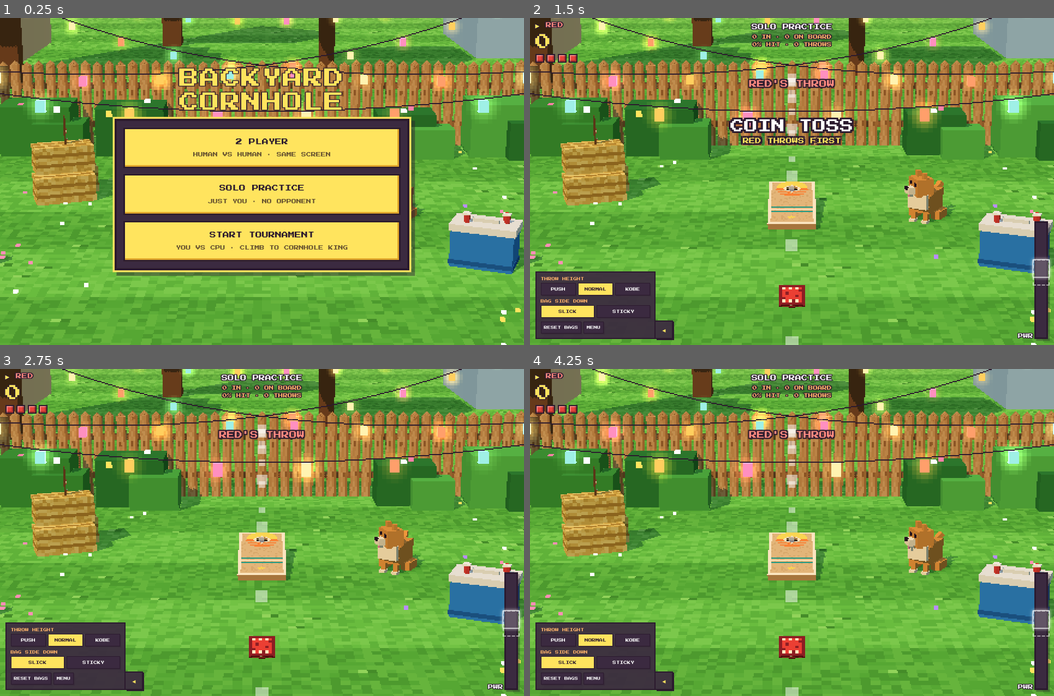
Above: before the commit, frames 1-4 (two rows, left to right).
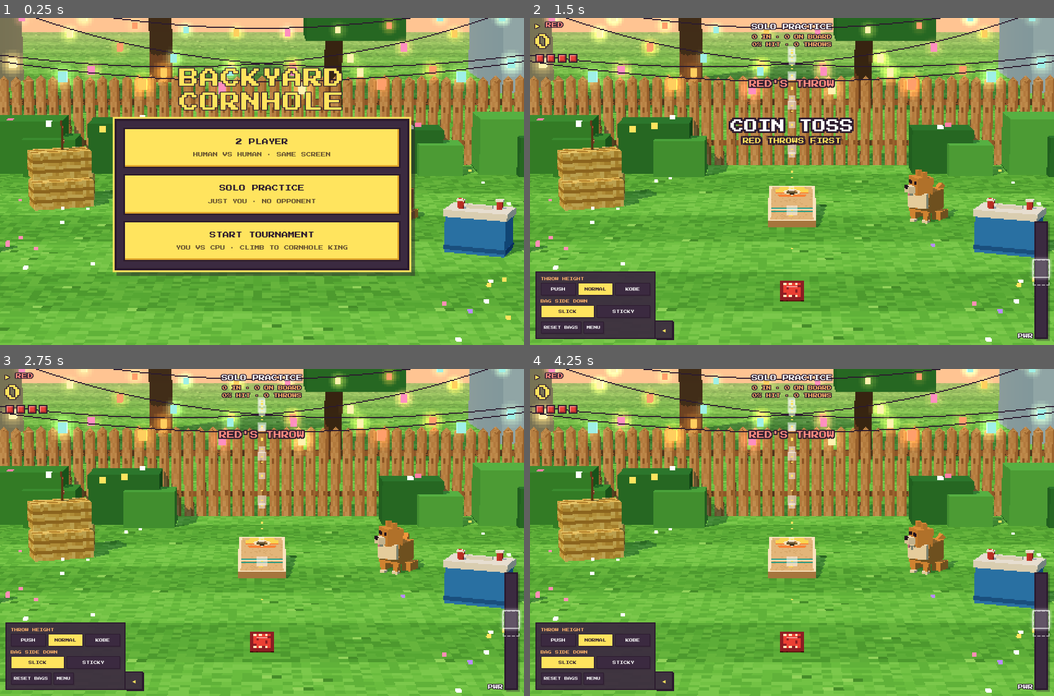
Above: after the commit, the same moments.

Repository: Ashe-Oro/backyard-games
Game: browser game, page index.html
Two runs of this game, one before a commit and one after it. Both use one fixed random seed, a clock stepped at 60 frames per second and the inputs below.
Inputs:
- Up to frame 1 (0.25 s): no input
- Up to frame 2 (1.5 s): click "SOLO PRACTICE JUST YOU · NO O…" at 0.27 s; click "NORMAL" at 0.52 s; tap Space at 1.1 s
- Up to frame 3 (2.75 s): tap Space at 1.6, 2.1, 2.6 s
- Up to frame 4 (4.25 s): tap Space at 3.1, 3.6, 4.1 s

The runs differ from the first frame. In frame 1, 40% of the frame differs, in the area x 0-100%, y 0-100%; in frame 2, 48%; in frame 3, 49%; in frame 4, 49%.

Commit message:
Unify held bag scale and position with its actual flight

Diff:
--- a/index.html
+++ b/index.html
@@ -201,7 +201,8 @@
 const scene = new THREE.Scene();
 scene.fog = new THREE.Fog('#ffd3a8', 26, 75);
 const camera = new THREE.PerspectiveCamera(19, 1, 0.1, 200);
-const CAM_POS = new THREE.Vector3(0, 4, 4);
+const CAM_POS = new THREE.Vector3(0, 3.6, 8);
+const CAM_PORTRAIT_POS = new THREE.Vector3(0, 2.6, 4);
 const CAM_LOOK = new THREE.Vector3(0, 0.5, -8.7);
 camera.position.copy(CAM_POS); camera.lookAt(CAM_LOOK);
 camera.userData.look = CAM_LOOK.clone();
@@ -211,11 +212,11 @@
   const scale = Math.max(1, Math.round(Math.min(h, w * 0.85) / 310));
   renderer.setSize(Math.ceil(w / scale), Math.ceil(h / scale), false);
   camera.aspect = w / h;
-  // Give wide screens more court depth while preserving the tighter phone view.
+  // Frame the real release point and board together, without a screen-space bag.
   const portrait = clamp((1.2 - camera.aspect) / 0.65, 0, 1);
-  camera.position.copy(CAM_POS);
+  camera.position.copy(CAM_POS).lerp(CAM_PORTRAIT_POS, portrait);
   camera.lookAt(CAM_LOOK);
-  camera.fov = 18 + 4 * portrait;
+  camera.fov = 14 + 8 * portrait;
   camera.updateProjectionMatrix();
 }
 addEventListener('resize', resize); resize();
@@ -631,7 +632,7 @@
   for (let i = 0; i < 240 * 8; i++) { step(b, 1 / 240); if (['board', 'grass', 'in', 'removed'].includes(b.state)) break; }
   return b.state === 'in' ? 3 : b.state === 'board' ? 1 : 0;
 }
-// power windows for the meter / CPU, per thrower box and bag side
+// power windows for the meter / CPU, per team and bag side
 const WIN = {};
 for (const t of [0, 1]) for (const side of ['slick', 'sticky']) for (const arc of [0, 1, 2]) {
   let lo = 1, hi = 0, olo = 1, ohi = 0;
@@ -654,8 +655,6 @@
     const x = p.getX(i) / (BAG / 2), z = p.getZ(i) / (BAG / 2);
     p.setY(i, p.getY(i) * (1 - 0.45 * (x * x + z * z) / 2));
   }
-  // Render bags 30% larger; physics retains the batch-12 cloth dimensions.
-  g.scale(1.3, 1.3, 1.3);
   g.computeVertexNormals(); return g;
 })();
 // box faces: +x,-x,+y(top),-y(bottom),+z,-z ; slick (duck cloth) on top, sticky (suede) underneath when "slick side down" is flipped
@@ -673,20 +672,12 @@
   const mesh = new THREE.Mesh(bagGeo, [up, up, up, down, up, up]);
   mesh.castShadow = true; mesh.receiveShadow = true; scene.add(mesh); return mesh;
 }
-const held = new THREE.Mesh(bagGeo, TEAM_MATS[0].slick); scene.add(held);
-// Present the held bag as a foreground hand model aligned with the throw origin.
-const heldTilt = new THREE.Quaternion().setFromEuler(new THREE.Euler(.8, 0, 0));
+const held = new THREE.Mesh(bagGeo, TEAM_MATS[0].slick);
+held.castShadow = held.receiveShadow = true; scene.add(held);
+// The held bag shares the launched bag's world position, geometry, and scale.
 function positionHeldBag(yaw) {
-  const portrait = clamp((1.2 - camera.aspect) / .65, 0, 1);
-  // Keep the desktop bag smaller and lower to separate the hand from the target.
-  const width = Math.min(.065 + .055 * portrait, (.06 + .04 * portrait) / camera.aspect);
-  const halfFov = Math.tan(camera.fov * Math.PI / 360);
-  const depth = BAG / (2 * halfFov * camera.aspect * width);
-  const halfHeight = depth * halfFov;
-  held.position.set(0, (-.70 + .14 * portrait) * halfHeight, -depth)
-    .applyQuaternion(camera.quaternion).add(camera.position);
-  held.quaternion.copy(camera.quaternion).multiply(heldTilt);
-  held.rotateY(-yaw);
+  held.position.set(releaseX(thrower()), REL_Y, REL_Z);
+  held.rotation.set(.7, -yaw, 0);
 }
 const trajectory=[];
 for(let i=0;i<48;i++){const d=new THREE.Mesh(new THREE.BoxGeometry(.035,.035,.035),basic('#ffe45e'));scene.add(d);trajectory.push(d);}
@@ -985,6 +976,9 @@
   const actualPower=isHuman(team) ? physicalPower(power) : power;
   const b = newBody(team, side); launch(b, releaseX(team), actualPower, M.aim, drift + (isHuman(team)?gauss() * 0.025:0), M.arc, isHuman(team) ? 0 : M.spin);
   b.mesh = makeBagMesh(team, side); b.mesh.position.copy(b.p);
+  positionHeldBag(baseYaw(releaseX(team)) + M.aim);
+  b.mesh.quaternion.copy(held.quaternion);
+  b.releaseQ = held.quaternion.clone();
   if (!isHuman(team)) b.spin += drift * 2; b.tumble = 0.6 + Math.random();
   M.before = bags.map((o) => ({ o, s: o.state }));
   bags.push(b); M.active = b; M.phase = 'flying'; M.lastPower = power; setMeter(power);
@@ -1228,7 +1222,10 @@
   if (M.phase === 'settle' && settled()) scoreInning();
   for (const b of bags) {
     const m = b.mesh; m.position.copy(b.p);
-    if (b.state === 'fly') { m.rotation.y += b.spin * dt; m.rotation.x = Math.sin(b.t * b.tumble) * 0.25; m.rotation.z = Math.cos(b.t * b.tumble * 0.7) * 0.15; }
+    if (b.state === 'fly') {
+      m.rotation.y += b.spin * dt; m.rotation.x = Math.sin(b.t * b.tumble) * 0.25; m.rotation.z = Math.cos(b.t * b.tumble * 0.7) * 0.15;
+      if (b.releaseQ && b.t < .16) m.quaternion.slerp(b.releaseQ, 1-b.t/.16);
+    }
     else if (onDeck(b) || b.state === 'hole') { const yaw = b.yaw ?? (b.yaw = m.rotation.y); if (b.state === 'slide') b.yaw += b.spin * dt * 0.3; m.quaternion.copy(boardQ); m.rotateY(b.yaw); }
     else if (b.state === 'ground' || b.state === 'grass') { m.rotation.x = 0; m.rotation.z = 0; }
     // Soft cloth folds inward while passing through the six-inch opening.
--- a/tests/framing_check.cjs
+++ b/tests/framing_check.cjs
@@ -29,9 +29,17 @@
         };
         const body = newBody(thrower());
         launch(body,releaseX(thrower()),.55,M.aim,0);
+        bagGeo.computeBoundingBox();
         return {bag:bounds(held),board:bounds(target.outer),visible:held.visible,
           camera:[...camera.position.toArray(),...camera.quaternion.toArray(),camera.fov],
-          origin:body.p.toArray(),velocity:body.v.toArray()};
+          origin:body.p.toArray(),velocity:body.v.toArray(),heldPosition:held.position.toArray(),
+          previewPosition:trajectory[0].position.toArray(),heldScale:held.scale.toArray(),
+          bagDimensions:bagGeo.boundingBox.getSize(new THREE.Vector3()).toArray()};
+      };
+      window.__releaseContinuity = () => {
+        const b = M.active;
+        return {gap:b.mesh.position.distanceTo(held.position),angle:b.mesh.quaternion.angleTo(held.quaternion),
+          scaleGap:b.mesh.scale.distanceTo(held.scale),sameGeometry:b.mesh.geometry===held.geometry};
       };
       window.__game = {`);
     const url = 'http://127.0.0.1:8012/';
@@ -56,13 +64,18 @@
           }
           assert(view.bag.top > view.board.bottom, 'Held bag must read as foreground');
           if (width/height >= 1.2) {
-            assert(view.bag.top-view.board.bottom > .14, 'Wide screens need visible throwing distance between bag and board');
-            assert(view.bag.bottom-view.bag.top < .10, 'Desktop bag must not dominate the court');
+            assert(view.bag.top-view.board.bottom > .10, 'Wide screens need visible throwing distance between bag and board');
+            assert(view.bag.bottom-view.bag.top < .12, 'Desktop bag must not dominate the court');
           }
           const center = (view.bag.left+view.bag.right)/2;
           const boardCenter = (view.board.left+view.board.right)/2;
           assert(Math.abs(center - boardCenter) < .02, 'Held bag must align with the board for both teams');
           assert.deepEqual(view.origin,[0,1.3,-.45]);
+          assert.deepEqual(view.heldPosition,view.origin,'Held bag must occupy the real release position');
+          assert.deepEqual(view.previewPosition,view.origin,'Trajectory must start at the held bag');
+          assert.deepEqual(view.heldScale,[1,1,1],'Held bag must use physical scale');
+          assert(Math.abs(view.bagDimensions[0]-.1524)<1e-6 && Math.abs(view.bagDimensions[2]-.1524)<1e-6,
+            'Rendered bags must match the six-inch physical dimensions');
           if (aim===0) assert.equal(view.velocity[0],0,'Straight throws must travel along the centerline');
           if (aim===-.12) globalThis.fixedCamera = view.camera;
           else assert.deepEqual(view.camera,globalThis.fixedCamera,'Aiming must not move the camera');
@@ -72,7 +85,7 @@
       if (process.env.SHOTS) {
         await page.evaluate(() => __game.setAim(0));
         if (width < 600) await page.evaluate(() => {if(document.querySelector('#bag-handle').getAttribute('aria-expanded')==='true')document.querySelector('#bag-handle').click();});
-        await page.waitForTimeout(250);
+        await page.waitForTimeout(800);
         await page.screenshot({path:path.join(process.env.SHOTS,`framing-${width}x${height}.png`)});
       }
     }
@@ -82,8 +95,23 @@
     await page.waitForFunction(() => __game.state.phase === 'aim');
     await page.evaluate(() => __game.setAim(0));
     const sweet = await page.evaluate(() => __game.state.sweet.mid);
-    const release = await page.evaluate(power => {__game.throwWith(power);return __game.state.bags.at(-1).p;}, sweet);
-    assert.deepEqual(release,[0,1.3,-.45], 'Actual practice throw must spawn in the center');
+    if (process.env.SHOTS) {
+      await page.waitForTimeout(800);
+      await page.screenshot({path:path.join(process.env.SHOTS,'throw-ready.png')});
+    }
+    const release = await page.evaluate(power => {__game.throwWith(power);return {position:__game.state.bags.at(-1).p,continuity:__releaseContinuity()};}, sweet);
+    assert.deepEqual(release.position,[0,1.3,-.45], 'Actual practice throw must spawn in the center');
+    assert.equal(release.continuity.gap,0,'Release must not teleport the displayed bag');
+    assert(release.continuity.angle<1e-6,'Release must preserve the displayed bag angle');
+    assert.equal(release.continuity.scaleGap,0);
+    assert(release.continuity.sameGeometry);
+    for (const milliseconds of [60,120,240]) {
+      await page.waitForTimeout(60);
+      const active = await page.evaluate(() => __game.state.bags.at(-1));
+      assert(Math.abs(active.p[0])<.02,'Straight flight must remain aligned after release');
+      assert(active.p[2]<-.45,'The displayed bag must move forward from its release point');
+      if (process.env.SHOTS) await page.screenshot({path:path.join(process.env.SHOTS,'throw-flight-'+milliseconds+'.png')});
+    }
     await page.waitForFunction(() => __game.state.bags.length === 1);
     await page.waitForFunction(() => __game.state.phase === 'aim');
     assert.equal(await page.evaluate(() => __game.state.practiceStats.throws),1);
